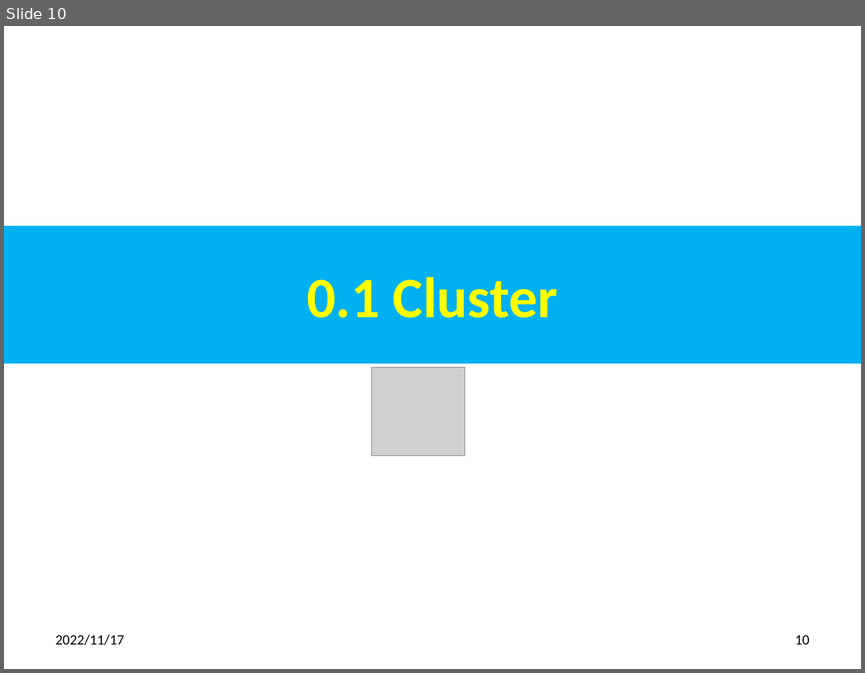
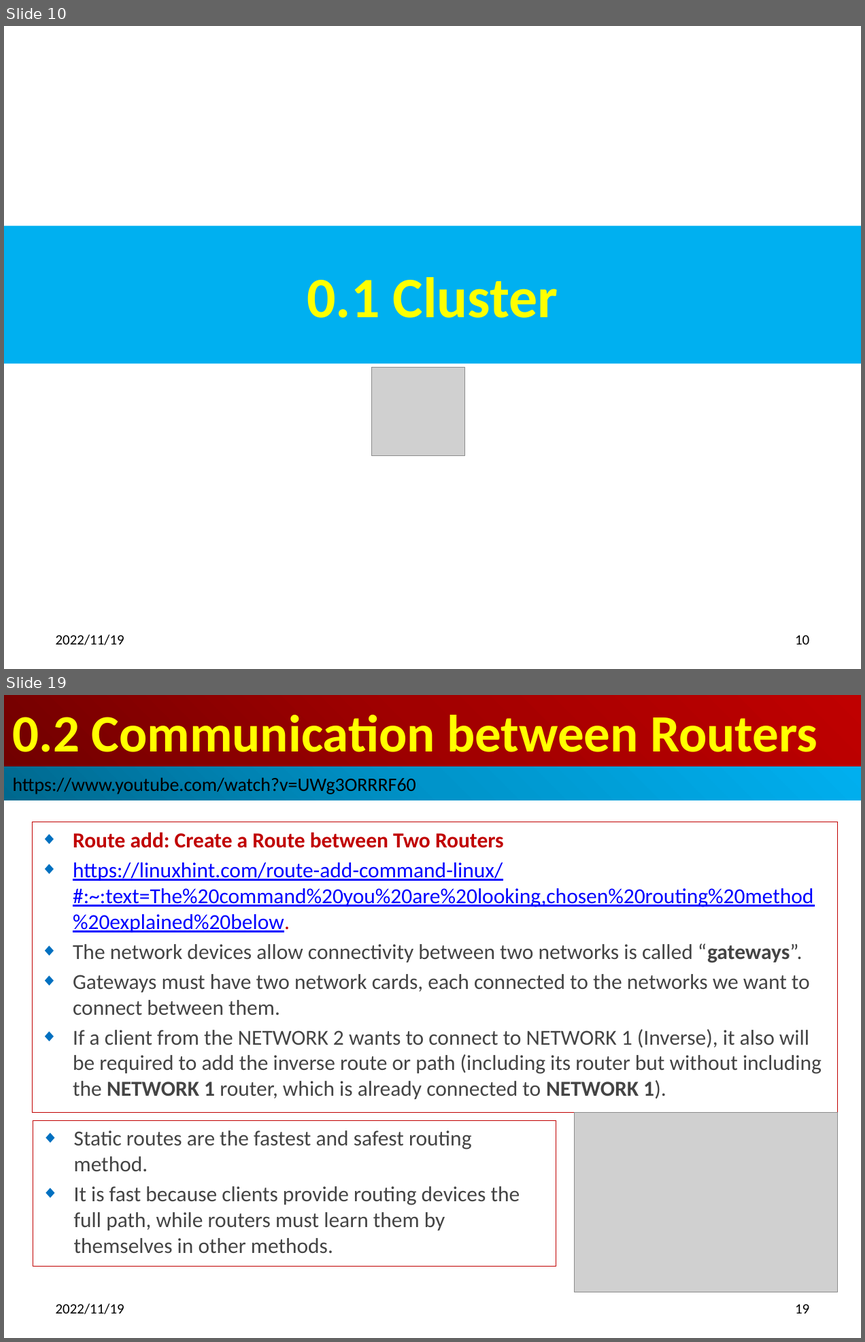
Before and after one commit to peterhchen/900_Kubernetes, a slide deck: 001_00_Install_Kubernetes.pptx. Shown one above the other, each under a label of ours: slide 10 before the commit, slides 10 and 19 after it; the slides between them are not shown. The pictures are 865x673 and 865x1342 pixels, drawn with LibreOffice and Linux fonts; fonts in the diff are those of the drawing; grey boxes stand for pictures. Boxes give left, top, right and bottom in pixels: in the first picture for what was removed or moved away, otherwise in the second. Text is boxed around its words. In the diff, an @@ line names an element or a change of style, - is before the commit and + after.

```diff
--- a/001_00_Install_Kubernetes.pptx
+++ b/001_00_Install_Kubernetes.pptx
@@ slide 19 added at [4,695,861,1338], background #FFFFFF @@
@@ title added at [4,695,861,767], fill gradient #720000 to #A20000 to #C00000, 44 pt, text #FFFF00, bold @@
+0.2 Communication between Routers
@@ rectangle added at [4,767,861,800], fill gradient #00688E to #0094CA to #00B0F0, 16 pt, text #000000 @@
+https://www.youtube.com/watch?v=UWg3ORRRF60
@@ subtitle added at [33,821,838,1113], outline #C00000 0.75 pt, 18 pt, text #444444 @@
+◆ Route add: Create a Route between Two Routers
+◆ https://linuxhint.com/route-add-command-linux/#:~:text=The%20command%20you%20are%20looking,chosen%20routing%20method%20explained%20below.
+◆ The network devices allow connectivity between two networks is called “gateways”.
+◆ Gateways must have two network cards, each connected to the networks we want to connect between them.
+◆ If a client from the NETWORK 2 wants to connect to NETWORK 1 (Inverse), it also will be required to add the inverse route or path (including its router but without including the NETWORK 1 router, which is already connected to NETWORK 1).
@@ rectangle added at [33,1120,555,1266], outline #C00000 0.75 pt, 18 pt, text #444444 @@
+◆ Static routes are the fastest and safest routing method.
+◆ It is fast because clients provide routing devices the full path, while routers must learn them by themselves in other methods.
@@ picture added at [574,1113,837,1291] @@
@@ text added at [56,1303,124,1314], 12 pt, text #000000 @@
+2022/11/19
@@ page number added at [795,1304,809,1313], 12 pt, text #000000 @@
+19
@@ slide 10 changed as well @@
@@ text at [56,634,124,645]: text changed @@
-2022/11/17
+2022/11/19
```
Also in this commit, not shown: 11 other slides changed, 11 other slides added.
